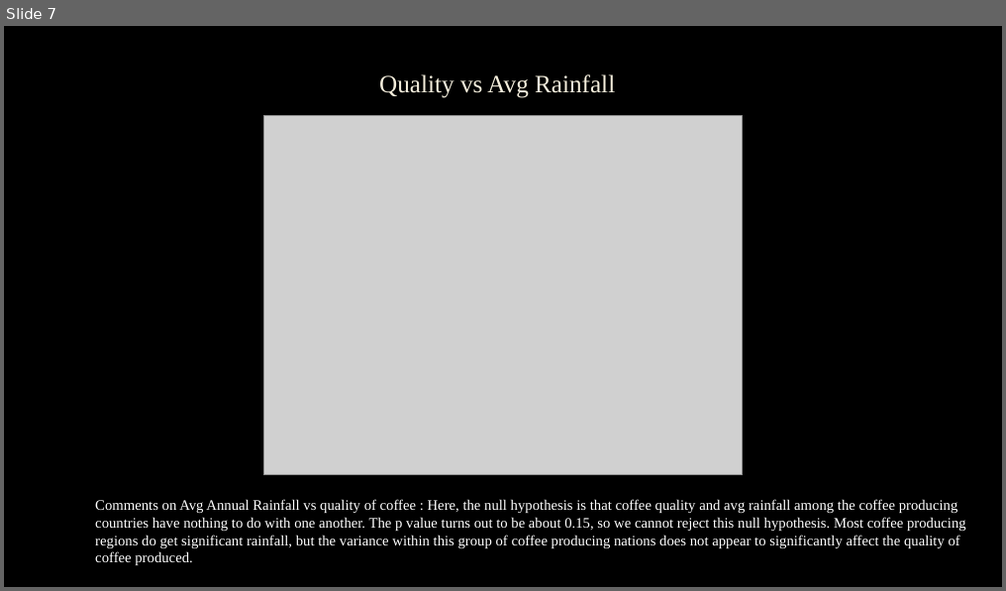
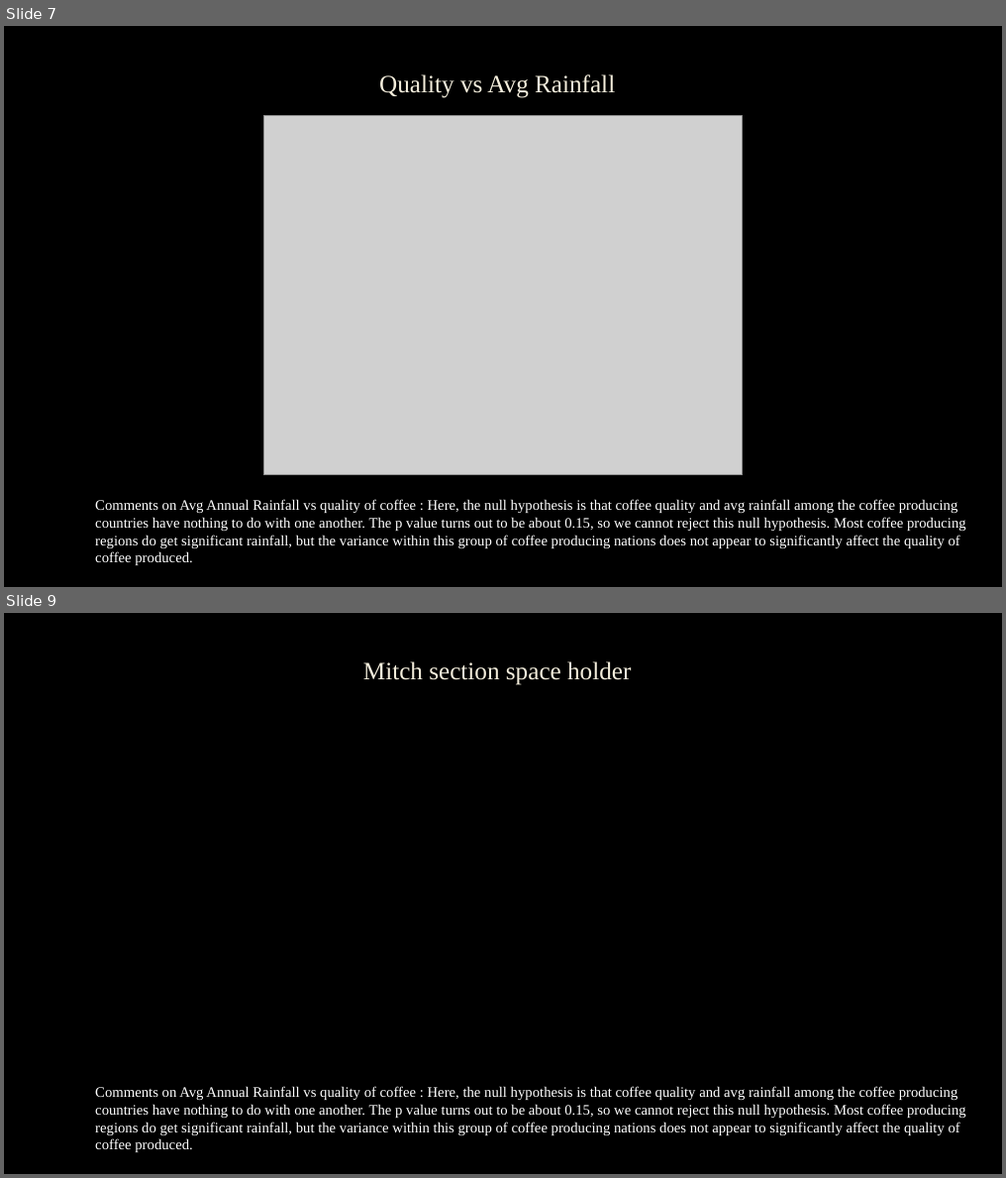
Before and after one commit to colinroberts-data-analytics-portfolio/project1, a slide deck: A Study of Coffee Production.pptx. Shown one above the other, each under a label of ours: slide 7 before the commit, slides 7 and 9 after it; the slides between them are not shown. The pictures are 1006x591 and 1006x1178 pixels, drawn with LibreOffice and Linux fonts; fonts in the diff are those of the drawing; grey boxes stand for pictures; background and template pictures are left out. Boxes give left, top, right and bottom in pixels: in the first picture for what was removed or moved away, otherwise in the second. Text is boxed around its words. In the diff, an @@ line names an element or a change of style, - is before the commit and + after.

```diff
--- a/A Study of Coffee Production.pptx
+++ b/A Study of Coffee Production.pptx
@@ slide 9 added at (4, 613, 1002, 1174), background picture (left out) @@
@@ title added at (363, 662, 631, 685), 24 pt, text #F4EEDC @@
+Mitch section space holder
@@ text added at (95, 1086, 966, 1153), 14 pt, text #FFFFFF @@
+Comments on Avg Annual Rainfall vs quality of coffee : Here, the null hypothesis is that coffee quality and avg rainfall among the coffee producing countries have nothing to do with one another. The p value turns out to be about 0.15, so we cannot reject this null hypothesis. Most coffee producing regions do get significant rainfall, but the variance within this group of coffee producing nations does not appear to significantly affect the quality of coffee produced.
```
Also in this commit, not shown: 1 slide changed, 10 other slides added.
